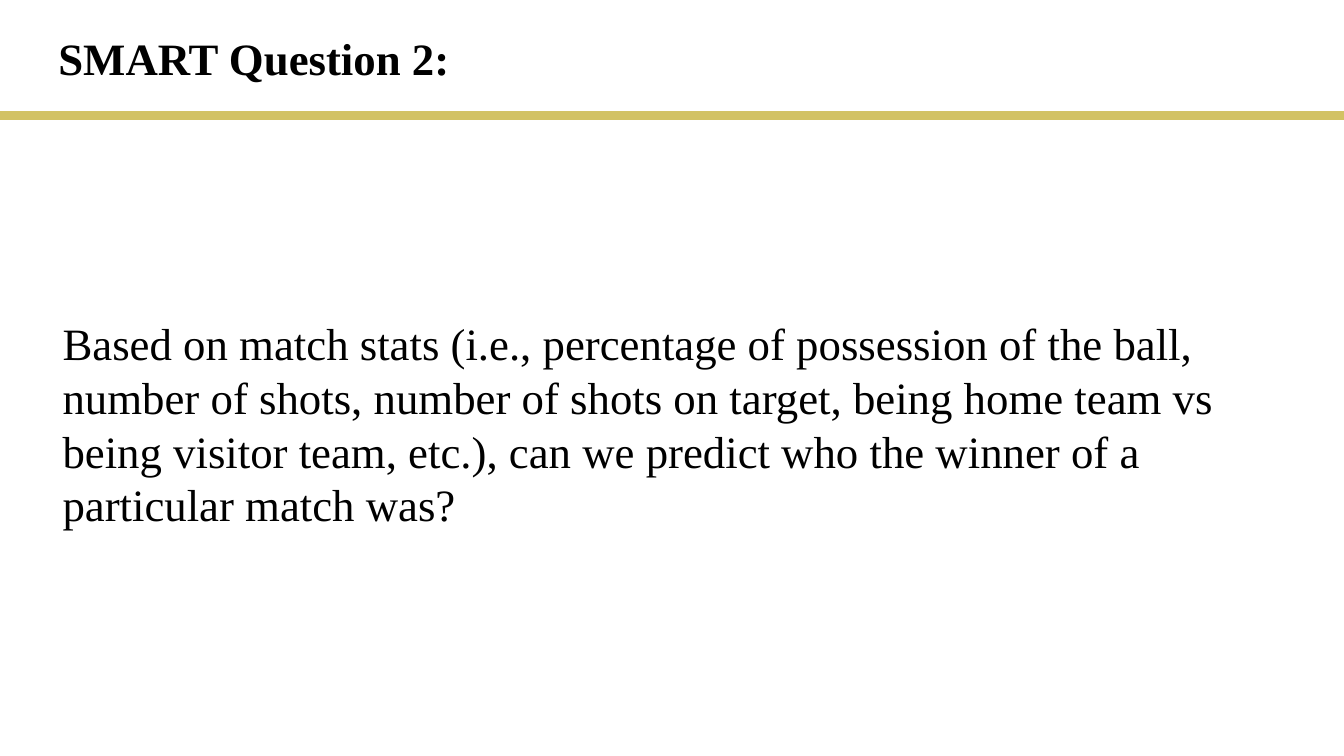
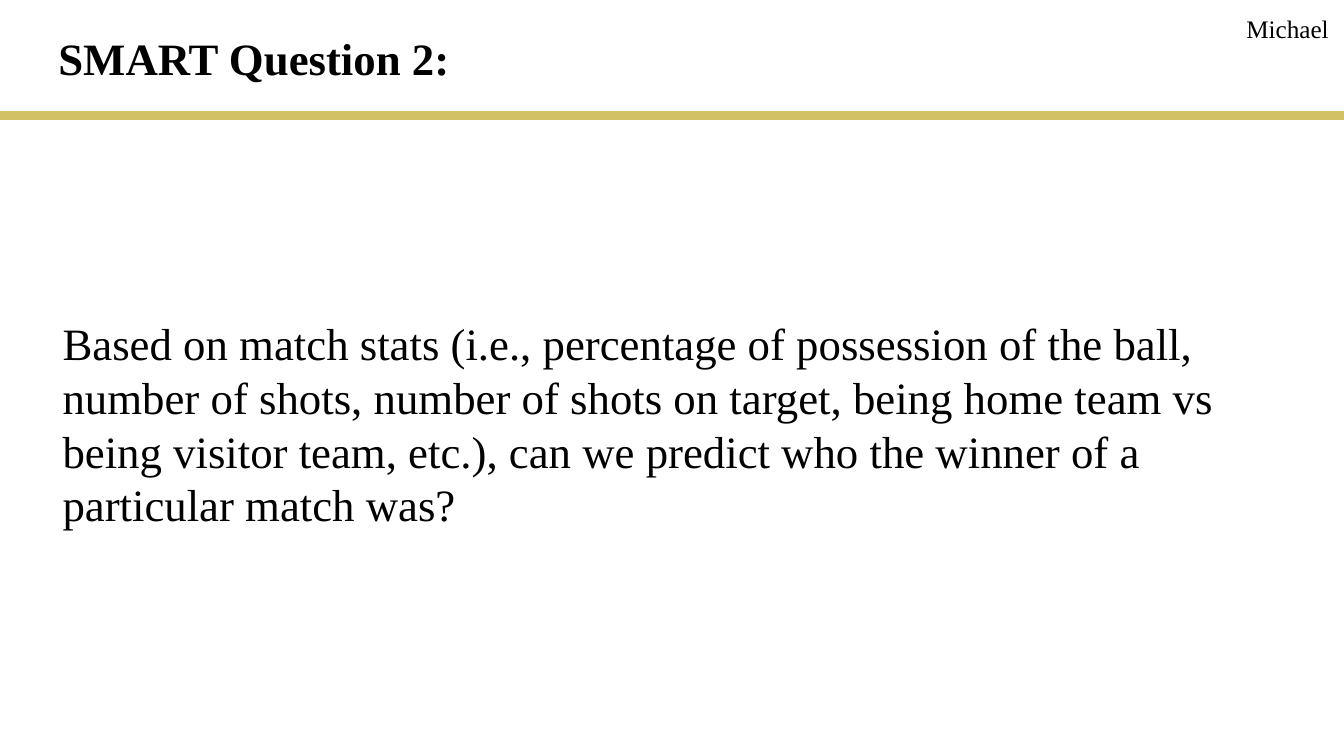
Before and after one commit to rmesina/T2_Codes-R-Us, a slide deck: slide 11 of final_project/T2_final_project.pptx. Drawn at 1344x756 pixels with LibreOffice and Linux fonts; fonts in the diff are those of the drawing. Boxes give left, top, right and bottom in pixels: in the first picture for what was removed or moved away, otherwise in the second. Text is boxed around its words. In the diff, an @@ line names an element or a change of style, - is before the commit and + after.

```diff
--- a/final_project/T2_final_project.pptx
+++ b/final_project/T2_final_project.pptx
@@ text added at [1246,20,1328,39], 18 pt, text #000000 @@
+Michael
```
Also in this commit, not shown: 18 other slides changed, 2 slides added, 4 slides removed, 2 other files.
